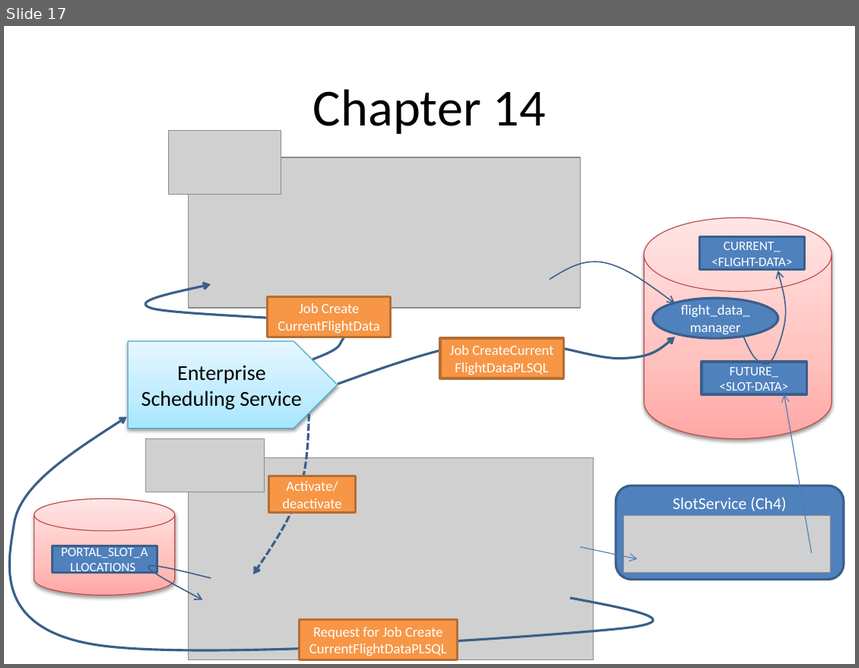
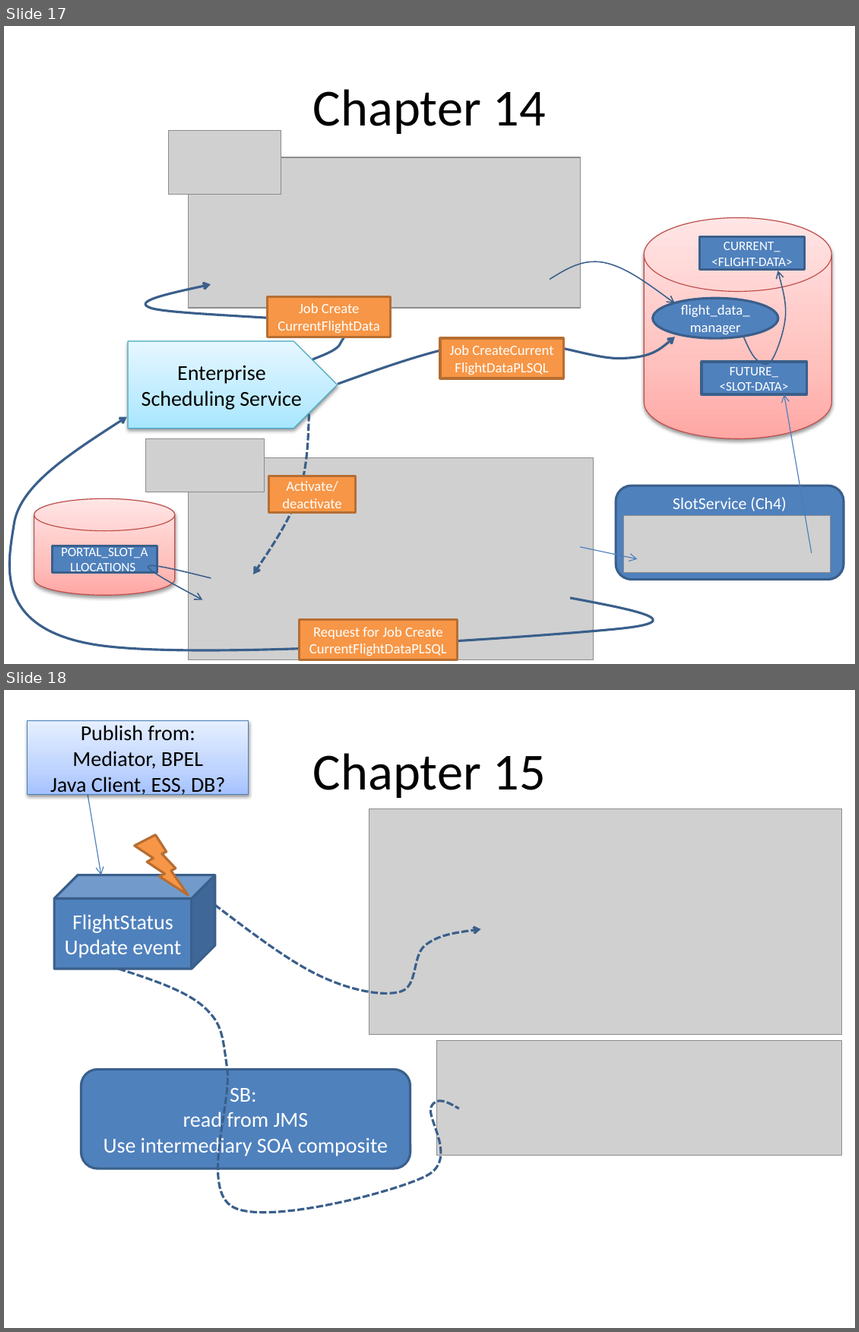
Before and after one commit to lucasjellema/soasuitehandbook, a slide deck: ChapterOverviews_picturesOfService.pptx. Shown one above the other, each under a label of ours: slide 17 before the commit, slides 17 and 18 after it. The pictures are 859x668 and 859x1332 pixels, drawn with LibreOffice and Linux fonts; fonts in the diff are those of the drawing; grey boxes stand for pictures. Boxes give left, top, right and bottom in pixels: in the first picture for what was removed or moved away, otherwise in the second. Text is boxed around its words. In the diff, an @@ line names an element or a change of style, - is before the commit and + after.

Commit message:
Add chapter 15 (draft)

```diff
--- a/ChapterOverviews_picturesOfService.pptx
+++ b/ChapterOverviews_picturesOfService.pptx
@@ slide 18 added at [4, 690, 855, 1328], background #FFFFFF @@
@@ rectangle added at [28, 720, 249, 795], fill gradient #A4C4FF to #BFD4FF to #E6EEFF, outline #4B7EBC 0.75 pt, 18 pt, text #000000 @@
+Publish from:
+Mediator, BPEL
+Java Client, ESS, DB?
@@ title added at [313, 753, 545, 798], 44 pt, text #000000 @@
+Chapter 15
@@ arrow added from (88, 795) to (101, 875), #4B7EBC 0.75 pt @@
@@ picture added at [369, 809, 842, 1035] @@
@@ lightning bolt added at [134, 834, 188, 895], fill #F79646, outline #B76F34 2 pt @@
@@ cube added at [54, 875, 215, 969], fill #4F81BD, outline #3A5F8C 2 pt, 18 pt, text #FFFFFF @@
+FlightStatus
+Update event
@@ freeform shape added at [215, 904, 481, 993], outline #3A5F8C 2 pt dashed @@
@@ freeform shape added at [119, 969, 459, 1213], outline #3A5F8C 2 pt dashed @@
@@ picture added at [437, 1040, 842, 1156] @@
@@ rounded rectangle added at [82, 1070, 411, 1170], fill #4F81BD, outline #3A5F8C 2 pt, 18 pt, text #FFFFFF @@
+SB:
+read from JMS
+Use intermediary SOA composite
```
Also in this commit, not shown: 1 slide changed, 1 other slide added, 1 slide removed.
